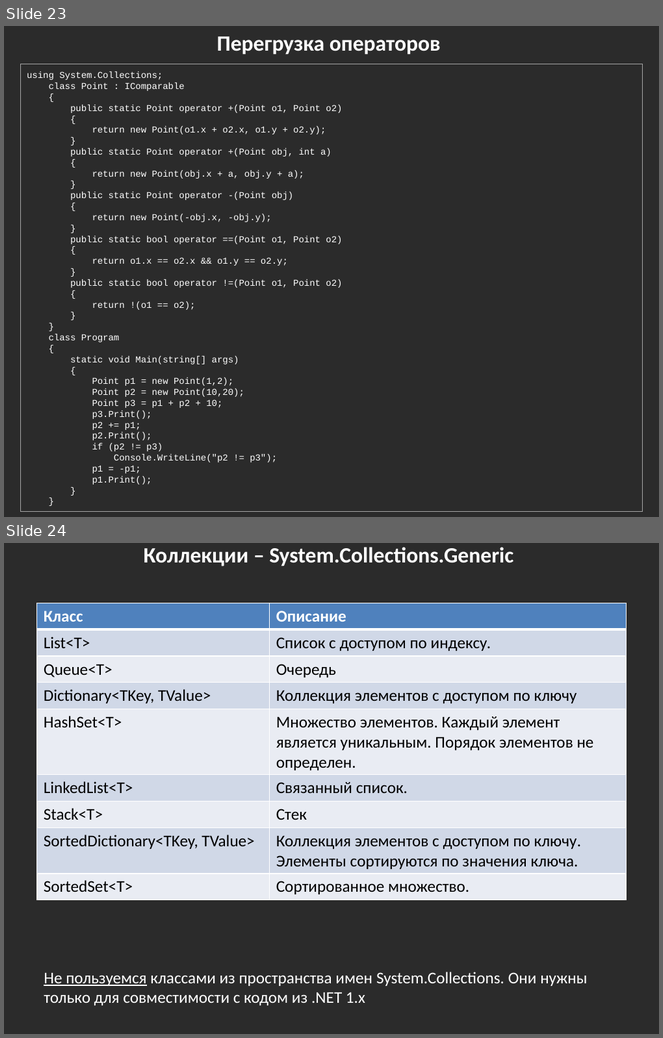
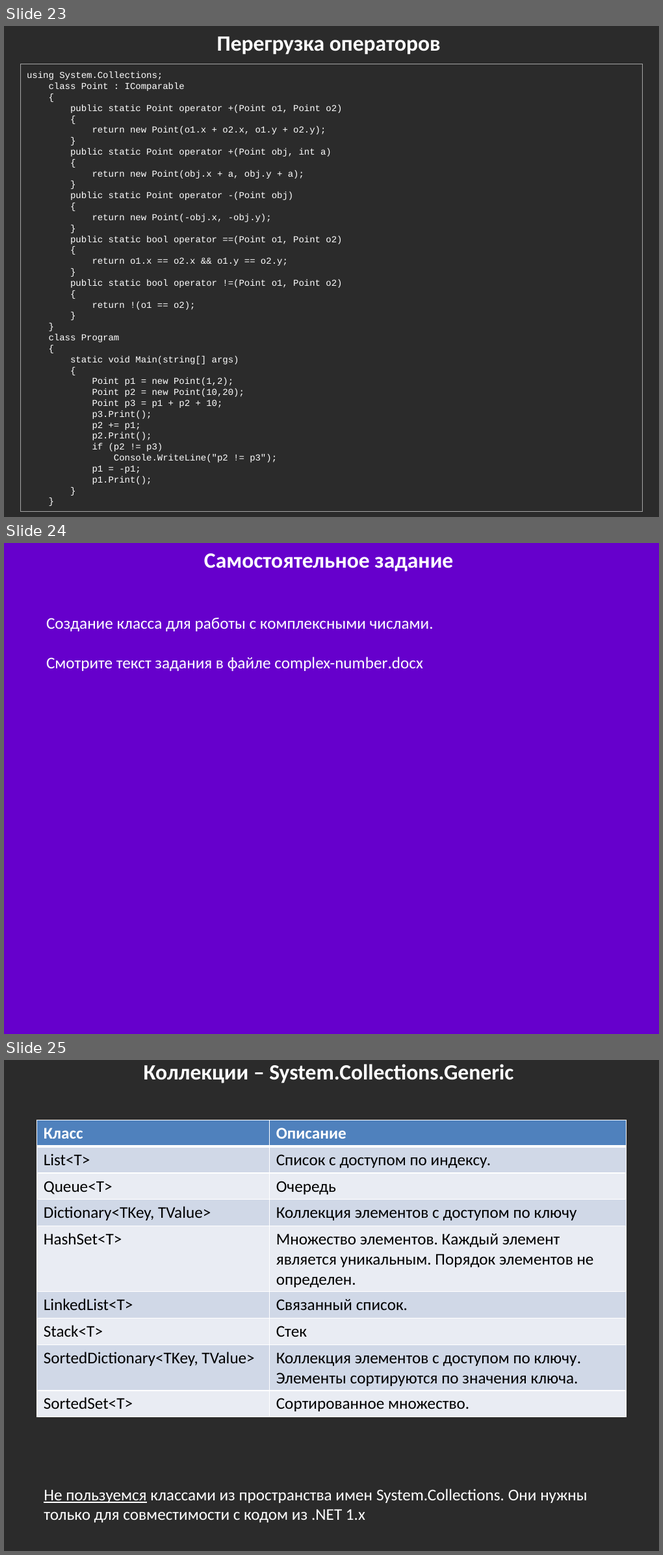
Before and after one commit to bazile/Training, a slide deck: Presentation/lesson-02-oop.pptx. Shown one above the other, each under a label of ours: slides 23 and 24 before the commit, slides 23, 24 and 25 after it. The pictures are 663x1038 and 663x1555 pixels, drawn with LibreOffice and Linux fonts; fonts in the diff are those of the drawing; background and template pictures are left out; a plain dark background stands for a picture behind light text. Boxes give left, top, right and bottom in pixels: in the first picture for what was removed or moved away, otherwise in the second. Text is boxed around its words. In the diff, an @@ line names an element or a change of style, - is before the commit and + after.

```diff
--- a/Presentation/lesson-02-oop.pptx
+++ b/Presentation/lesson-02-oop.pptx
@@ slide 24 added at bbox=[4, 543, 659, 1034], background #6600CC @@
@@ text added at bbox=[204, 553, 453, 572], 24 pt, text #FFFFFF, bold @@
+Самостоятельное задание
@@ text added at bbox=[46, 618, 434, 671], 18 pt, text #FFFFFF @@
+Создание класса для работы с комплексными числами.
+Смотрите текст задания в файле complex-number.docx
@@ what was slide 24 is now slide 25 @@
```
Also in this commit, not shown: 3 slides changed, 21 other files.
